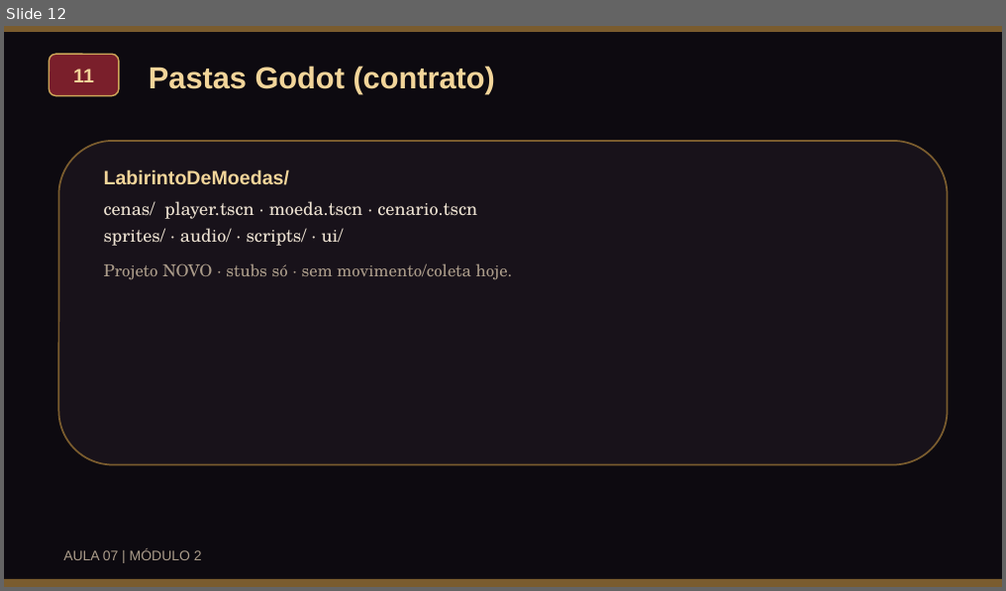
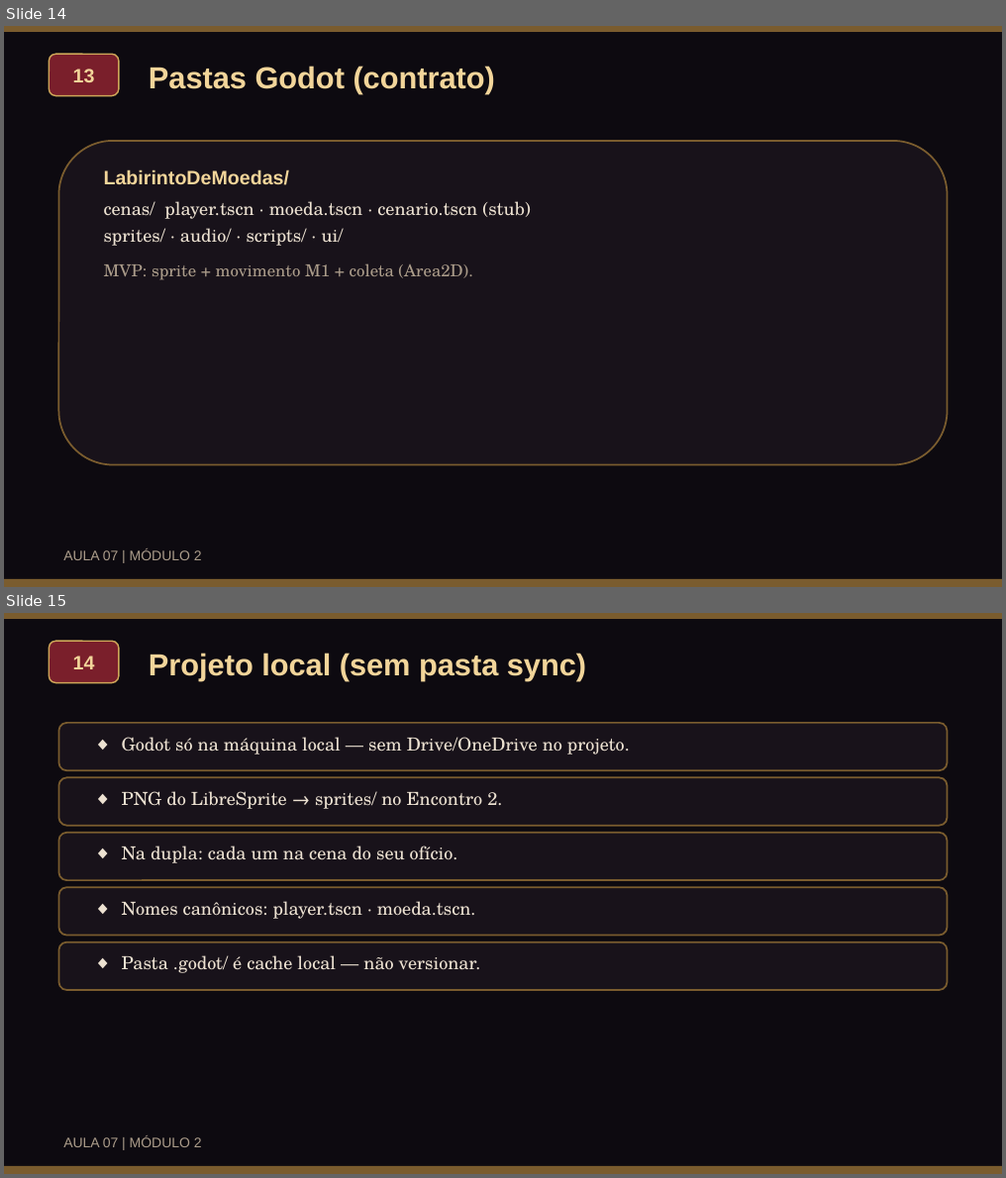
Before and after one commit to VonLuqi/fundamentos-de-jogos-digitais, a slide deck: assets/docs/aulas/aula07_papeis_workflow_slides.pptx. Shown one above the other, each under a label of ours: slide 12 before the commit, slides 14 and 15 after it. The pictures are 1006x591 and 1006x1178 pixels, drawn with LibreOffice and Linux fonts; fonts in the diff are those of the drawing. Boxes give left, top, right and bottom in pixels: in the first picture for what was removed or moved away, otherwise in the second. Text is boxed around its words. In the diff, an @@ line names an element or a change of style, - is before the commit and + after.

```diff
--- a/assets/docs/aulas/aula07_papeis_workflow_slides.pptx
+++ b/assets/docs/aulas/aula07_papeis_workflow_slides.pptx
@@ slide 15 added at (4, 613, 1002, 1174), background #FFFFFF @@
@@ rectangle added at (4, 613, 1002, 1173), fill #0D0A10 @@
@@ rectangle added at (4, 613, 1002, 619), fill #7A5C2E @@
@@ rounded rectangle added at (49, 641, 119, 683), fill #7A1F2B, outline #CFA759 1 pt, 14 pt, text #F2D59A, bold @@
+14
@@ text added at (149, 653, 586, 681), 22 pt, text #F2D59A, bold @@
+Projeto local (sem pasta sync)
@@ rounded rectangle added at (58, 723, 947, 770), fill #18121A, outline #7A5C2E 1.25 pt @@
@@ text added at (122, 737, 630, 755), 13 pt, text #ECE1D1 @@
+◆ Godot só na máquina local — sem Drive/OneDrive no projeto.
@@ rounded rectangle added at (58, 777, 947, 826), fill #18121A, outline #7A5C2E 1.25 pt @@
@@ text added at (122, 791, 502, 809), 13 pt, text #ECE1D1 @@
+◆ PNG do LibreSprite → sprites/ no Encontro 2.
@@ rounded rectangle added at (58, 833, 947, 880), fill #18121A, outline #7A5C2E 1.25 pt @@
@@ text added at (122, 846, 458, 863), 13 pt, text #ECE1D1 @@
+◆ Na dupla: cada um na cena do seu ofício.
@@ rounded rectangle added at (58, 887, 947, 936), fill #18121A, outline #7A5C2E 1.25 pt @@
@@ text added at (122, 901, 476, 919), 13 pt, text #ECE1D1 @@
+◆ Nomes canônicos: player.tscn · moeda.tscn.
@@ rounded rectangle added at (58, 943, 947, 990), fill #18121A, outline #7A5C2E 1.25 pt @@
@@ text added at (122, 956, 481, 973), 13 pt, text #ECE1D1 @@
+◆ Pasta .godot/ é cache local — não versionar.
@@ text added at (63, 1137, 202, 1148), 10 pt, text #AB9C8A @@
+AULA 07 | MÓDULO 2
@@ rectangle added at (4, 1165, 1002, 1173), fill #7A5C2E @@
@@ what was slide 12 is now slide 14 @@
@@ slide 14 changed as well @@
@@ text in rounded rectangle at (73, 69, 95, 82): text changed @@
-11
+13
@@ text at (104, 201, 531, 219): text changed @@
-cenas/ player.tscn · moeda.tscn · cenario.tscn
+cenas/ player.tscn · moeda.tscn · cenario.tscn (stub)
@@ text at (104, 264, 472, 280): text changed @@
-Projeto NOVO · stubs só · sem movimento/coleta hoje.
+MVP: sprite + movimento M1 + coleta (Area2D).
```
Also in this commit, not shown: 6 other slides changed, 9 other slides added, 8 slides removed, 43 other files.
